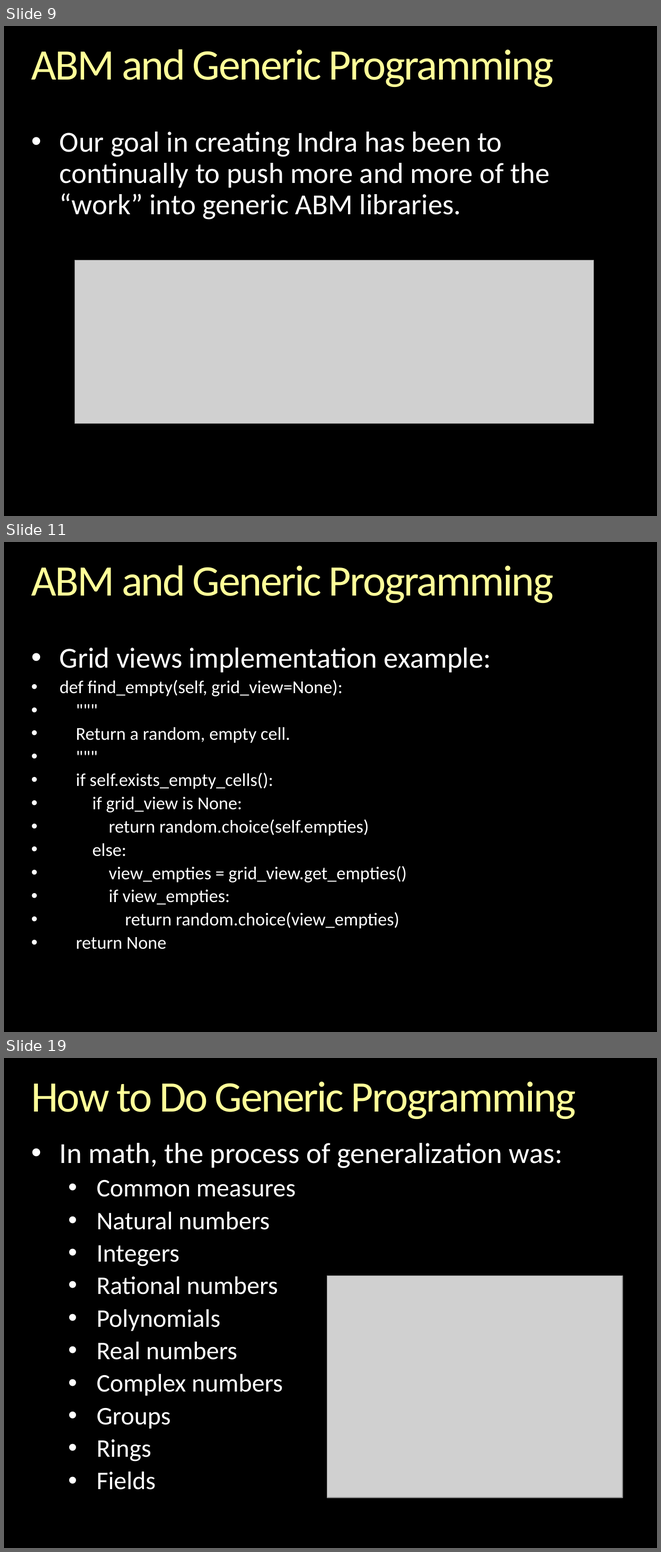
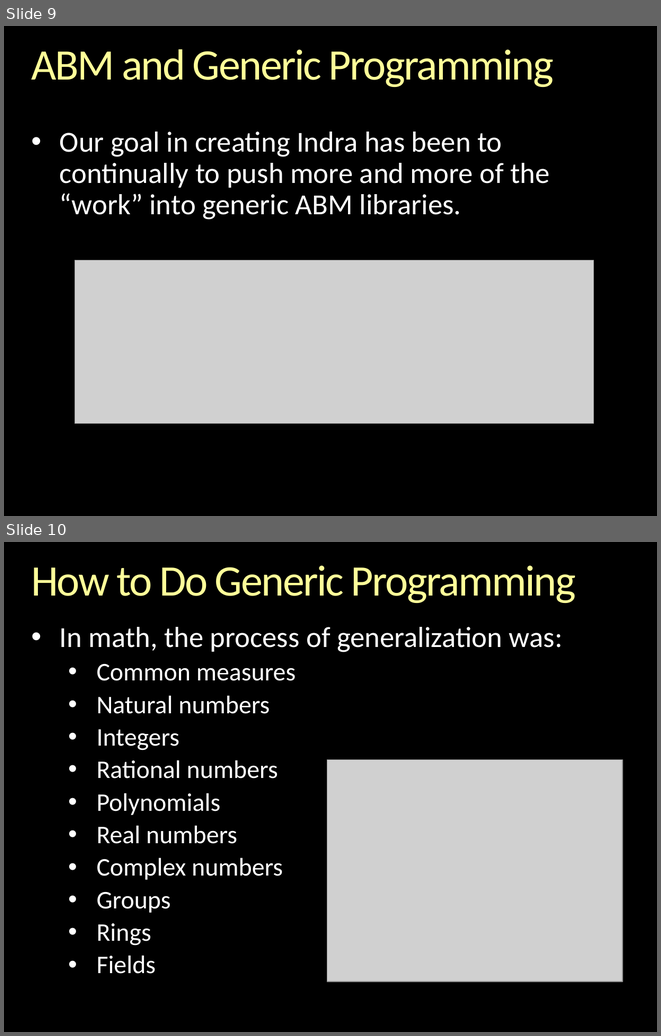
Before and after one commit to gcallah/indras_net, a slide deck: docs/ABMsAsAlgebraic.pptx. Shown one above the other, each under a label of ours: slides 9, 11 and 19 before the commit, slides 9 and 10 after it; the slides between them are not shown. The pictures are 661x1552 and 661x1036 pixels, drawn with LibreOffice and Linux fonts; fonts in the diff are those of the drawing; grey boxes stand for pictures; background and template pictures are left out. Boxes give left, top, right and bottom in pixels: in the first picture for what was removed or moved away, otherwise in the second. Text is boxed around its words. In the diff, an @@ line names an element or a change of style, - is before the commit and + after.

```diff
--- a/docs/ABMsAsAlgebraic.pptx
+++ b/docs/ABMsAsAlgebraic.pptx
@@ slide 11 removed at (4, 542, 657, 1032), background picture (left out) @@
@@ title removed at (31, 565, 554, 603) @@
-ABM and Generic Programming
@@ text removed at (60, 647, 491, 949) @@
-• Grid views implementation example:
-• def find_empty(self, grid_view=None):
-• """
-• Return a random, empty cell.
-• """
-• if self.exists_empty_cells():
-• if grid_view is None:
-• return random.choice(self.empties)
-• else:
-• view_empties = grid_view.get_empties()
-• if view_empties:
-• return random.choice(view_empties)
-• return None
@@ what was slide 19 is now slide 10 @@
```
Also in this commit, not shown: 1 slide changed, 10 other slides removed, 1 other file.
